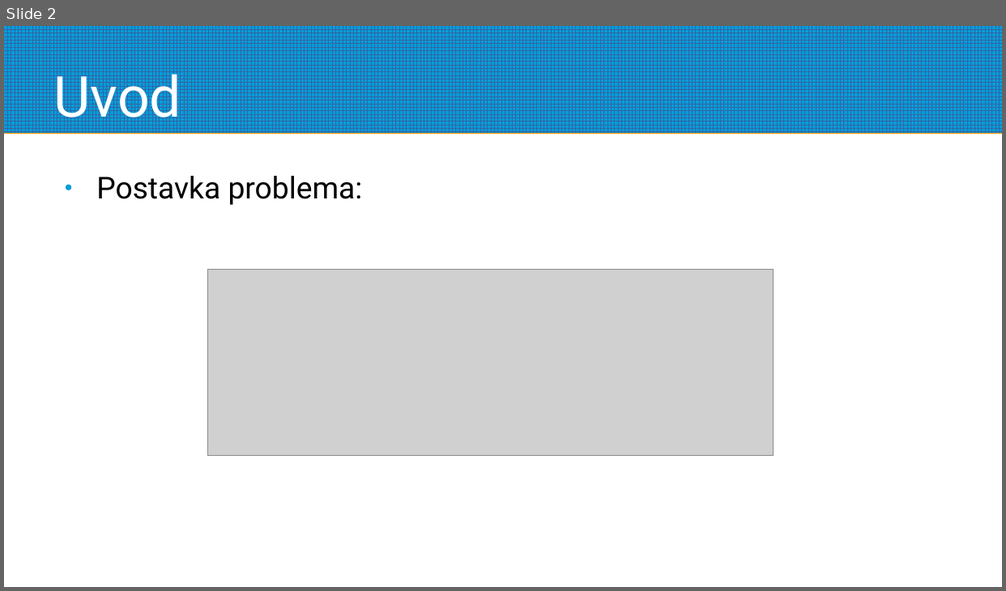
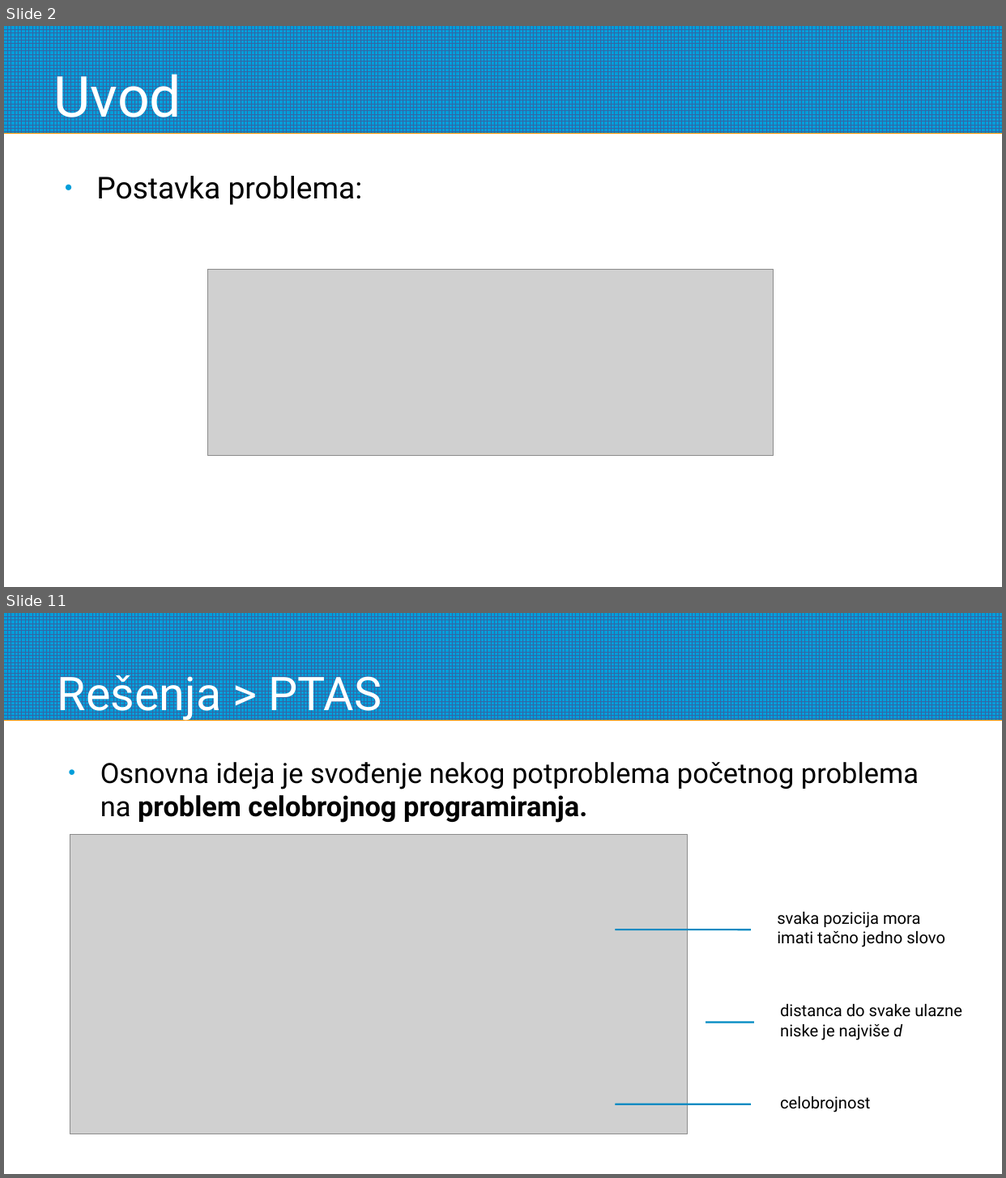
Before and after one commit to aleksakojadinovic/RI-nearest-string, a slide deck: docs/csp.odp. Shown one above the other, each under a label of ours: slide 2 before the commit, slides 2 and 11 after it; the slides between them are not shown. The pictures are 1006x591 and 1006x1178 pixels, drawn with LibreOffice and Linux fonts; fonts in the diff are those of the drawing; grey boxes stand for pictures. Boxes give left, top, right and bottom in pixels: in the first picture for what was removed or moved away, otherwise in the second. Text is boxed around its words. In the diff, an @@ line names an element or a change of style, - is before the commit and + after.

```diff
--- a/docs/csp.odp
+++ b/docs/csp.odp
@@ slide 11 added at (4, 613, 1002, 1174), background #FFFFFF; not listed: 1 template element that a slide beside it also shows @@
@@ title added at (57, 667, 382, 722), 37 pt, text #FFFFFF @@
+Rešenja > PTAS
@@ text added at (100, 762, 918, 823), 22.2 pt, text #000000 @@
+● Osnovna ideja je svođenje nekog potproblema početnog problema na problem celobrojnog programiranja.
@@ picture added at (70, 835, 688, 1135) @@
@@ text added at (777, 912, 945, 948), 13 pt, text #000000 @@
+svaka pozicija mora
+imati tačno jedno slovo
@@ line added from (616, 930) to (751, 930), #008AC2 1.42 pt @@
@@ line added from (705, 1022) to (754, 1022), #008AC2 1.42 pt @@
@@ text added at (780, 1004, 962, 1041), 13 pt, text #000000 @@
+distanca do svake ulazne
+niske je najviše d
@@ text added at (780, 1097, 870, 1113), 13 pt, text #000000 @@
+celobrojnost
@@ line added from (616, 1105) to (751, 1105), #008AC2 1.42 pt @@
```
Also in this commit, not shown: 13 other slides added, 2 slides removed, 12 other files.
